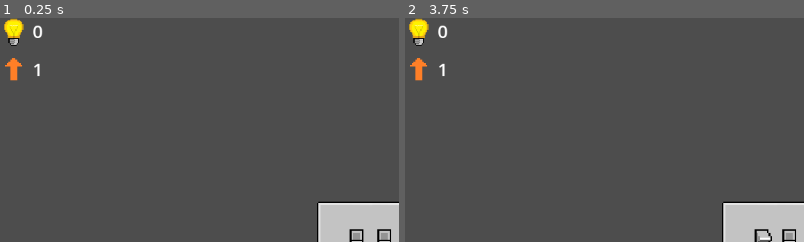
Above: before the commit, frames 1-2 (left to right).
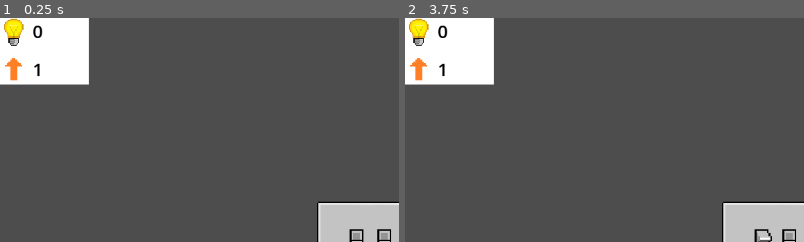
Above: after the commit, the same moments.

Repository: Xtrrae/switch-defense
Game: Godot game, scene res://scenes/game.tscn
The game is run twice, just before and just after one commit, with the same random seed, the same clock (stepped at 60 frames per second) and the same inputs.
Inputs:
- Up to frame 1 (0.25 s): no input
- Up to frame 2 (3.75 s): tap Enter at 0.5, 2 s; hold 1 (number_1) 0.53-1.28 s; tap Space at 1.25 s; tap 2 (number_2) at 1.35 s; hold 3 (number_3) 2.03-2.78 s; tap 4 (number_4) at 2.85 s; hold 1 (number_1) from 3.53 s (still down)
The pictures show only the part of the screen within x 0-50%, y 0-50%; the shares and areas given below are measured in that part.

The runs differ from the first frame. In frame 1, 6.1% of the frame differs, in the area x 0-23%, y 0-30%; in frame 2, 6.1%.

Commit message:
add color rect behind points

Diff:
--- a/switch-defence/scenes/points.tscn
+++ b/switch-defence/scenes/points.tscn
@@ -11,11 +11,16 @@
 [node name="Points" type="Node2D" unique_id=2083446943]
 script = ExtResource("1_qq43p")
 
+[node name="ColorRect" type="ColorRect" parent="." unique_id=1957246676]
+offset_right = 128.0
+offset_bottom = 96.0
+
 [node name="LevelLabel" type="Label" parent="." unique_id=999237904]
 offset_left = 47.0
 offset_top = 56.0
 offset_right = 180.0
 offset_bottom = 92.0
+theme_override_colors/font_color = Color(0, 0, 0, 1)
 theme_override_font_sizes/font_size = 26
 text = "1"
 
@@ -24,6 +29,7 @@
 offset_top = 1.0
 offset_right = 180.0
 offset_bottom = 37.0
+theme_override_colors/font_color = Color(0, 0, 0, 1)
 theme_override_font_sizes/font_size = 26
 text = "0"
 
